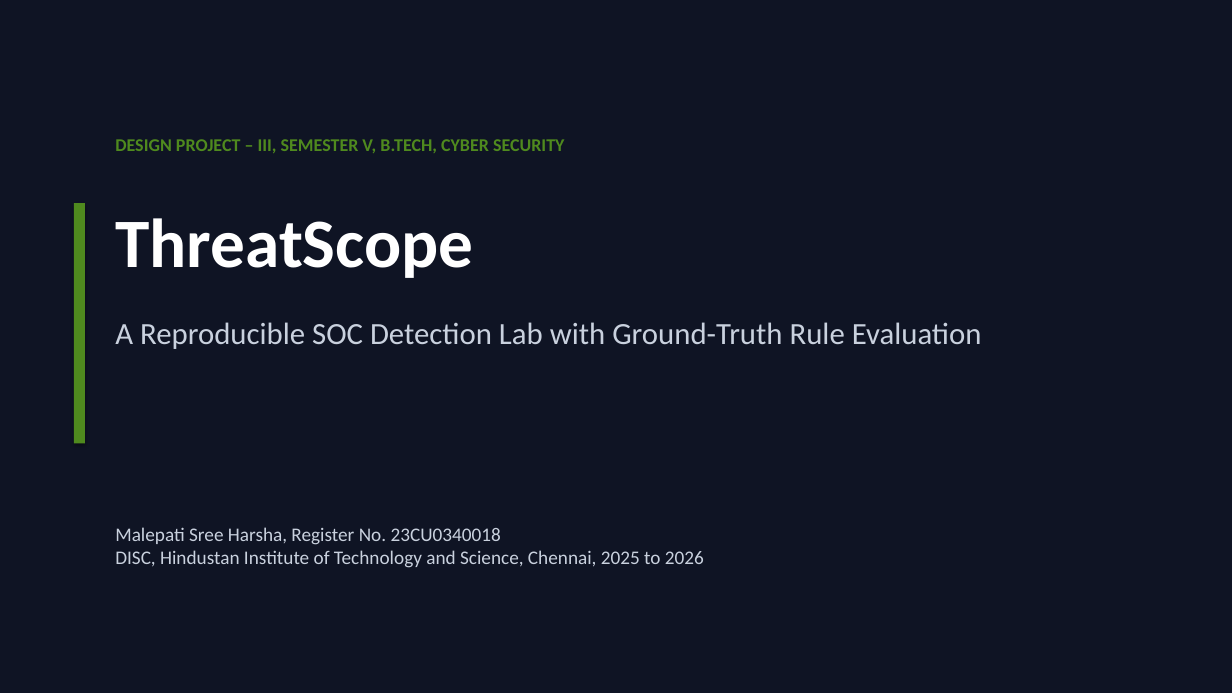
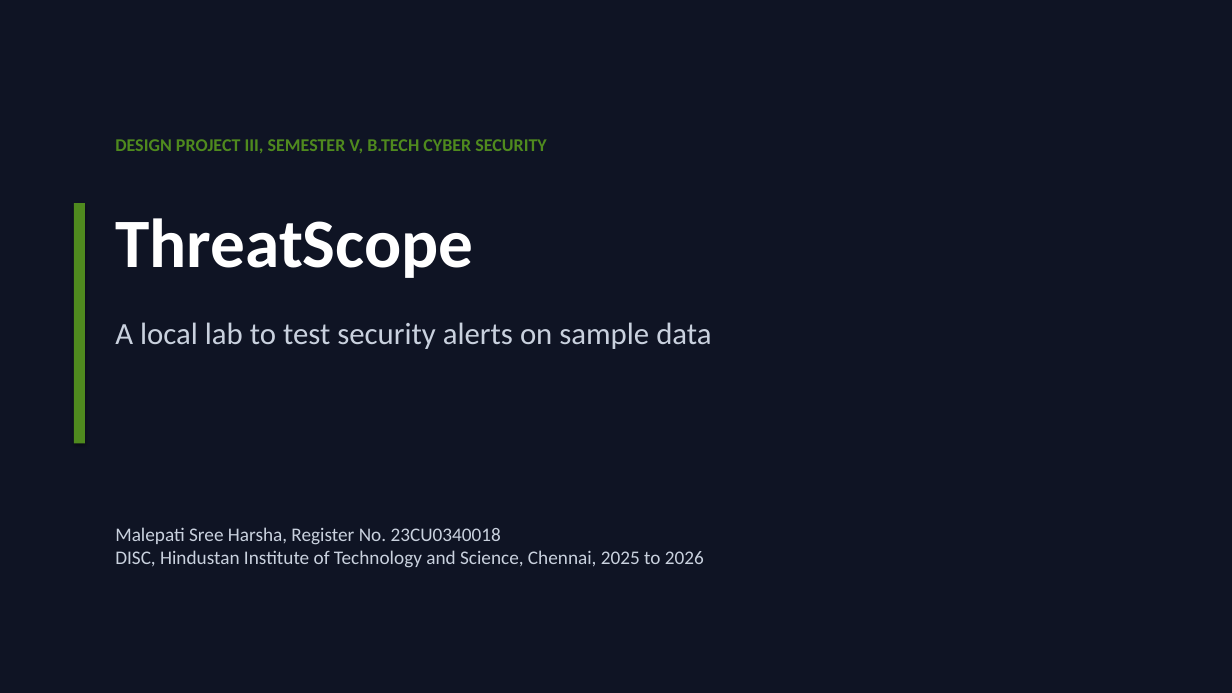
Before and after one commit to harshacreate/ThreatScope, a slide deck: slide 1 of report/ThreatScope_Presentation.pptx. Drawn at 1232x693 pixels with LibreOffice and Linux fonts; fonts in the diff are those of the drawing. Boxes give left, top, right and bottom in pixels: in the first picture for what was removed or moved away, otherwise in the second. Text is boxed around its words. In the diff, an @@ line names an element or a change of style, - is before the commit and + after.

```diff
--- a/report/ThreatScope_Presentation.pptx
+++ b/report/ThreatScope_Presentation.pptx
@@ text at box(115, 139, 546, 153): text changed @@
-DESIGN PROJECT – III, SEMESTER V, B.TECH, CYBER SECURITY
+DESIGN PROJECT III, SEMESTER V, B.TECH CYBER SECURITY
@@ text at box(115, 322, 711, 349): text changed @@
-A Reproducible SOC Detection Lab with Ground-Truth Rule Evaluation
+A local lab to test security alerts on sample data
```
Also in this commit, not shown: 12 other slides changed, 17 other files.
